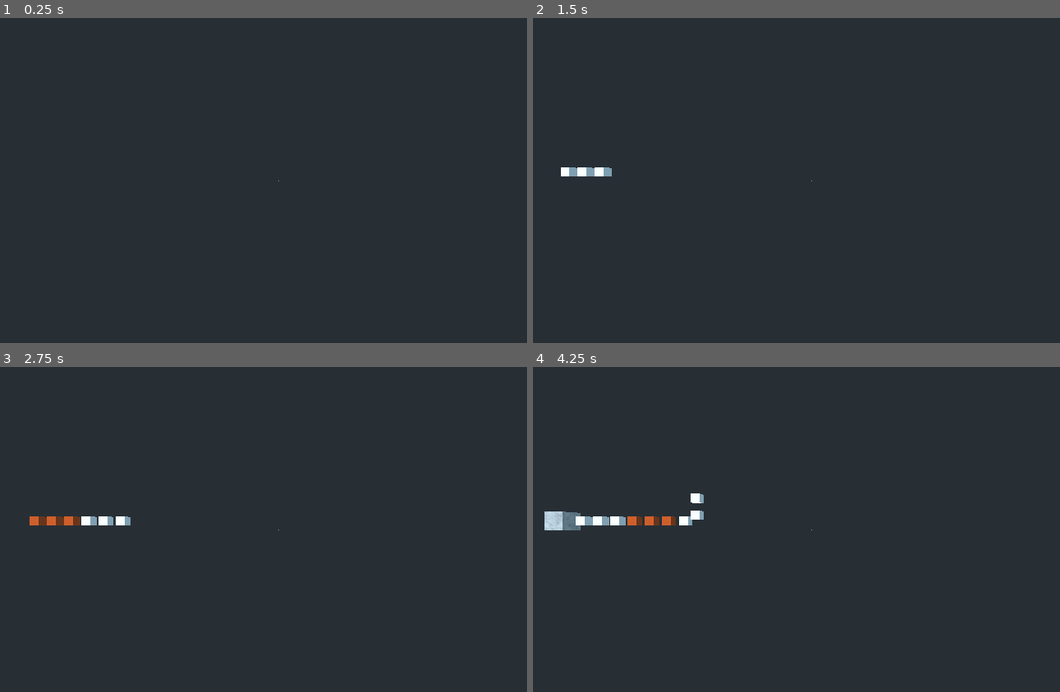
Above: before the commit, frames 1-4 (two rows, left to right).
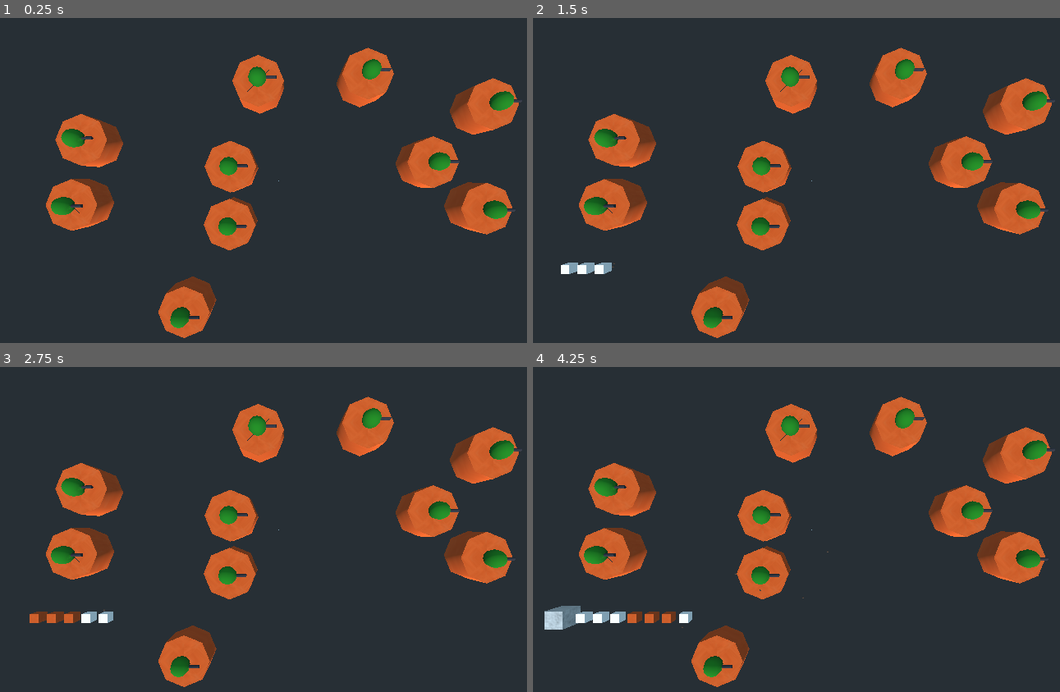
Above: after the commit, the same moments.

Repository: dequevedo/GameOff2021
Game: Godot game, scene res://Scenes/Mapa1.tscn
Same seed, same stepped clock (60 frames per second), same inputs: the game is played once before the commit and once after it.
Inputs:
- Up to frame 1 (0.25 s): no input
- Up to frame 2 (1.5 s): tap Enter at 0.5 s
- Up to frame 3 (2.75 s): no input
- Up to frame 4 (4.25 s): no input

The runs differ from the first frame. In frame 1, 14% of the frame differs, in the area x 8-100%, y 9-99%; in frame 2, 15%; in frame 3, 15%; in frame 4, 16%, in the area x 2-100%, y 9-99%.

Commit message:
torretas prontas

Diff:
--- /dev/null
+++ b/Scenes/Armas/Bulet.tscn
@@ -0,0 +1,22 @@
+[gd_scene load_steps=5 format=2]
+
+[ext_resource path="res://Texturas/Ground 048/Ground048_1K_Color.jpg" type="Texture" id=1]
+[ext_resource path="res://Scripts/Bulet.gd" type="Script" id=2]
+
+[sub_resource type="SpatialMaterial" id=1]
+albedo_texture = ExtResource( 1 )
+
+[sub_resource type="SphereShape" id=2]
+radius = 0.1
+
+[node name="Bulet" type="Area" groups=[
+"BULET",
+]]
+script = ExtResource( 2 )
+
+[node name="CSGSphere" type="CSGSphere" parent="."]
+radius = 0.1
+material = SubResource( 1 )
+
+[node name="CollisionShape" type="CollisionShape" parent="."]
+shape = SubResource( 2 )
--- /dev/null
+++ b/Scenes/Armas/Formiga1.tscn
@@ -0,0 +1,43 @@
+[gd_scene load_steps=7 format=2]
+
+[ext_resource path="res://Texturas/Plastic 007/Plastic007_1K_Color.jpg" type="Texture" id=1]
+[ext_resource path="res://Scripts/Formiga1.gd" type="Script" id=2]
+[ext_resource path="res://Texturas/Metal 027/Metal027_1K_Color.jpg" type="Texture" id=3]
+
+[sub_resource type="SpatialMaterial" id=1]
+albedo_texture = ExtResource( 1 )
+
+[sub_resource type="SpatialMaterial" id=2]
+albedo_color = Color( 0.0941176, 0.458824, 0.0745098, 1 )
+
+[sub_resource type="SpatialMaterial" id=3]
+albedo_texture = ExtResource( 3 )
+
+[node name="Formiga1" type="Spatial"]
+script = ExtResource( 2 )
+
+[node name="Shot" type="Timer" parent="."]
+autostart = true
+
+[node name="corpo" type="Spatial" parent="."]
+
+[node name="base" type="CSGCylinder" parent="corpo"]
+radius = 0.267493
+height = 0.254897
+material = SubResource( 1 )
+
+[node name="cabeca" type="CSGSphere" parent="corpo/base"]
+transform = Transform( 1, 0, 0, 0, 1, 0, 0, 0, 1, 0, 0.219606, 0 )
+radius = 0.0928648
+material = SubResource( 2 )
+
+[node name="boca" type="CSGCylinder" parent="corpo/base/cabeca"]
+transform = Transform( 0.011484, 0.999934, 0, -0.999934, 0.011484, 0, 0, 0, 1, 0.137594, 0.00328907, 0 )
+radius = 0.0154866
+height = 0.1
+material = SubResource( 3 )
+
+[node name="Position3D" type="Position3D" parent="corpo/base/cabeca"]
+transform = Transform( 1, 0, 0, 0, 1, 0, 0, 0, 1, 0.188046, 0.00179279, 0 )
+
+[connection signal="timeout" from="Shot" to="." method="_on_Shot_timeout"]
--- a/Scenes/Bugs/Bug1.tscn
+++ b/Scenes/Bugs/Bug1.tscn
@@ -1,12 +1,21 @@
-[gd_scene load_steps=2 format=2]
+[gd_scene load_steps=3 format=2]
 
 [ext_resource path="res://Scripts/Bug1.gd" type="Script" id=1]
 
+[sub_resource type="BoxShape" id=1]
+extents = Vector3( 0.5, 0.5, 0.5 )
+
 [node name="Bug1" type="PathFollow"]
-transform = Transform( 1, 0, 0, 0, 1, 0, 0, 0, 1, 8, 1, -1 )
 script = ExtResource( 1 )
 
 [node name="CSGBox" type="CSGBox" parent="."]
 width = 1.0
 height = 1.0
 depth = 1.0
+
+[node name="Area" type="Area" parent="."]
+
+[node name="CollisionShape" type="CollisionShape" parent="Area"]
+shape = SubResource( 1 )
+
+[connection signal="area_entered" from="Area" to="." method="_on_Area_area_entered"]
--- a/Scenes/Bugs/Bug2.tscn
+++ b/Scenes/Bugs/Bug2.tscn
@@ -1,10 +1,13 @@
-[gd_scene load_steps=4 format=2]
+[gd_scene load_steps=5 format=2]
 
 [ext_resource path="res://Texturas/Plastic 007/Plastic007_1K_Color.jpg" type="Texture" id=1]
 [ext_resource path="res://Scripts/Bug2.gd" type="Script" id=2]
 
 [sub_resource type="SpatialMaterial" id=1]
 albedo_texture = ExtResource( 1 )
+
+[sub_resource type="BoxShape" id=2]
+extents = Vector3( 0.5, 0.5, 0.5 )
 
 [node name="Bug2" type="PathFollow"]
 script = ExtResource( 2 )
@@ -14,3 +17,10 @@
 height = 1.0
 depth = 1.0
 material = SubResource( 1 )
+
+[node name="Area" type="Area" parent="."]
+
+[node name="CollisionShape" type="CollisionShape" parent="Area"]
+shape = SubResource( 2 )
+
+[connection signal="area_entered" from="Area" to="." method="_on_Area_area_entered"]
--- a/Scenes/Bugs/Bug3.tscn
+++ b/Scenes/Bugs/Bug3.tscn
@@ -6,8 +6,17 @@
 [sub_resource type="SpatialMaterial" id=1]
 albedo_texture = ExtResource( 1 )
 
+[sub_resource type="BoxShape" id=2]
+
 [node name="Bug3" type="PathFollow"]
 script = ExtResource( 2 )
 
 [node name="CSGBox" type="CSGBox" parent="."]
 material = SubResource( 1 )
+
+[node name="Area" type="Area" parent="."]
+
+[node name="CollisionShape" type="CollisionShape" parent="Area"]
+shape = SubResource( 2 )
+
+[connection signal="area_entered" from="Area" to="." method="_on_Area_area_entered"]
--- a/Scenes/Mapa1.tscn
+++ b/Scenes/Mapa1.tscn
@@ -1,6 +1,7 @@
-[gd_scene load_steps=3 format=2]
+[gd_scene load_steps=4 format=2]
 
 [ext_resource path="res://Scripts/Mapa1.gd" type="Script" id=1]
+[ext_resource path="res://Scenes/Armas/Formiga1.tscn" type="PackedScene" id=2]
 
 [sub_resource type="Curve3D" id=1]
 _data = {
@@ -11,15 +12,15 @@
 [node name="Mapa 1" type="Spatial"]
 script = ExtResource( 1 )
 
-[node name="DirectionalLight" type="DirectionalLight" parent="."]
-transform = Transform( 1, 0, 0, 0, 0.819152, 0.573576, 0, -0.573576, 0.819152, 28.3, 5.9, 5.5 )
-
 [node name="Caminho" type="Path" parent="."]
 transform = Transform( 1, 0, 0, 0, 1, 0, 0, 0, 1, 0, 0, -7 )
 curve = SubResource( 1 )
 
+[node name="DirectionalLight" type="DirectionalLight" parent="."]
+transform = Transform( 1, 0, 0, 0, 0.819152, 0.573576, 0, -0.573576, 0.819152, 28.3, 5.9, 5.5 )
+
 [node name="Camera" type="Camera" parent="."]
-transform = Transform( 1, 0, 0, 0, -4.37114e-08, 1, 0, -1, -4.37114e-08, 37, 28, -7 )
+transform = Transform( 1, 0, 0, 0, -4.37114e-08, 1, 0, -1, -4.37114e-08, 37, 28, -17.9 )
 fov = 75.5384
 
 [node name="SpawnTime" type="Timer" parent="."]
@@ -29,5 +30,35 @@
 [node name="Rodada" type="Timer" parent="."]
 wait_time = 20.0
 
+[node name="Formiga1" parent="." instance=ExtResource( 2 )]
+transform = Transform( 10.85, 0, 0, 0, 10.85, 0, 0, 0, 10.85, 31.5, 0, -13 )
+
+[node name="Formiga2" parent="." instance=ExtResource( 2 )]
+transform = Transform( 10.85, 0, 0, 0, 10.85, 0, 0, 0, 10.85, 31.6, 0, -19.5 )
+
+[node name="Formiga3" parent="." instance=ExtResource( 2 )]
+transform = Transform( 10.85, 0, 0, 0, 10.85, 0, 0, 0, 10.85, 54.3, 0, -20 )
+
+[node name="Formiga4" parent="." instance=ExtResource( 2 )]
+transform = Transform( 10.85, 0, 0, 0, 10.85, 0, 0, 0, 10.85, 14.9, 0, -22.5 )
+
+[node name="Formiga5" parent="." instance=ExtResource( 2 )]
+transform = Transform( 10.85, 0, 0, 0, 10.85, 0, 0, 0, 10.85, 13.8, 0, -15.2 )
+
+[node name="Formiga6" parent="." instance=ExtResource( 2 )]
+transform = Transform( 10.85, 0, 0, 0, 10.85, 0, 0, 0, 10.85, 26.4, 0, -3.2 )
+
+[node name="Formiga7" parent="." instance=ExtResource( 2 )]
+transform = Transform( 10.85, 0, 0, 0, 10.85, 0, 0, 0, 10.85, 34.7, 0, -29.1 )
+
+[node name="Formiga8" parent="." instance=ExtResource( 2 )]
+transform = Transform( 10.85, 0, 0, 0, 10.85, 0, 0, 0, 10.85, 47, 0, -29.9 )
+
+[node name="Formiga9" parent="." instance=ExtResource( 2 )]
+transform = Transform( 10.85, 0, 0, 0, 10.85, 0, 0, 0, 10.85, 61, 0, -26.5 )
+
+[node name="Formiga10" parent="." instance=ExtResource( 2 )]
+transform = Transform( 10.85, 0, 0, 0, 10.85, 0, 0, 0, 10.85, 60.3, 0, -14.8 )
+
 [connection signal="timeout" from="SpawnTime" to="." method="_on_SpawnTime_timeout"]
 [connection signal="timeout" from="Rodada" to="." method="_on_Rodada_timeout"]
--- a/Scripts/Bug1.gd
+++ b/Scripts/Bug1.gd
@@ -16,3 +16,14 @@
 
 	if(vida <=0):
 		queue_free()
+
+func hit(dano):
+	vida = vida - dano
+
+func _on_Area_area_entered(area):
+	if area.is_in_group("BULET"):
+		if area.targuet == get_node("."):
+			hit(area.dano)
+			area.queue_free()
+
+	pass # Replace with function body.
--- a/Scripts/Bug2.gd
+++ b/Scripts/Bug2.gd
@@ -16,3 +16,13 @@
 
 	if(vida <=0):
 		queue_free()
+
+func hit(dano):
+	vida = vida - dano
+
+func _on_Area_area_entered(area):
+	if area.is_in_group("BULET"):
+		if area.targuet == get_node("."):
+			hit(area.dano)
+			area.queue_free()
+	pass
--- a/Scripts/Bug3.gd
+++ b/Scripts/Bug3.gd
@@ -16,3 +16,12 @@
 
 	if(vida <=0):
 		queue_free()
+
+func hit(dano):
+	vida = vida - dano
+
+func _on_Area_area_entered(area):
+	if area.is_in_group("BULET"):
+		if area.targuet == get_node("."):
+			hit(area.dano)
+			area.queue_free()
--- /dev/null
+++ b/Scripts/Bulet.gd
@@ -0,0 +1,27 @@
+extends Spatial
+
+
+var targuet
+var vel = 100
+var dir = Vector3()
+var dano = 1
+
+func _ready():
+	pass
+
+func _process(delta):
+
+	if !is_instance_valid(targuet):
+		queue_free()
+	else:
+		dir = (targuet.global_transform.origin - global_transform.origin)
+		dir = dir.normalized()
+		global_transform.origin = global_transform.origin  + vel * dir *delta
+
+	pass
+
+
+func _on_Area_area_entered(area):
+	if(area.get_parent() == targuet):
+		queue_free()
+	pass # Replace with function body.
--- /dev/null
+++ b/Scripts/Formiga1.gd
@@ -0,0 +1,23 @@
+extends Spatial
+
+var bulet = preload("res://Scenes/Armas/Bulet.tscn")
+
+var in_muve = false
+var in_area_permitida = false
+
+func _ready():
+	pass
+func _process(delta):
+	pass
+
+
+func _on_Shot_timeout():
+	var bulet_ = bulet.instance()
+	bulet_.global_transform.origin = $corpo/base/cabeca/Position3D.global_transform.origin
+	bulet_.targuet = get_parent().get_child(0).get_child(0)
+
+	get_parent().add_child(bulet_)
+	#$corpo/base/cabeca.set_radius($corpo/base/cabeca.rotation_degrees.angle_to(bulet_.targuet.translation)+45)
+
+
+	pass
Not shown: 1 places in Scenes/Bugs/Bug3.tscn that only renumber resources
Binary file added: Texturas/Ground 048/Ground048_1K_AmbientOcclusion.jpg
Not shown, added: Texturas/Ground 048/Ground048_1K_AmbientOcclusion.jpg.import
Binary file added: Texturas/Ground 048/Ground048_1K_Color.jpg
Not shown, added: Texturas/Ground 048/Ground048_1K_Color.jpg.import
Binary file added: Texturas/Ground 048/Ground048_1K_Displacement.jpg
Not shown, added: Texturas/Ground 048/Ground048_1K_Displacement.jpg.import
Binary file added: Texturas/Ground 048/Ground048_1K_NormalDX.jpg
Not shown, added: Texturas/Ground 048/Ground048_1K_NormalDX.jpg.import
Binary file added: Texturas/Ground 048/Ground048_1K_NormalGL.jpg
Not shown, added: Texturas/Ground 048/Ground048_1K_NormalGL.jpg.import
Binary file added: Texturas/Ground 048/Ground048_1K_Roughness.jpg
(and 19 more such lines)
